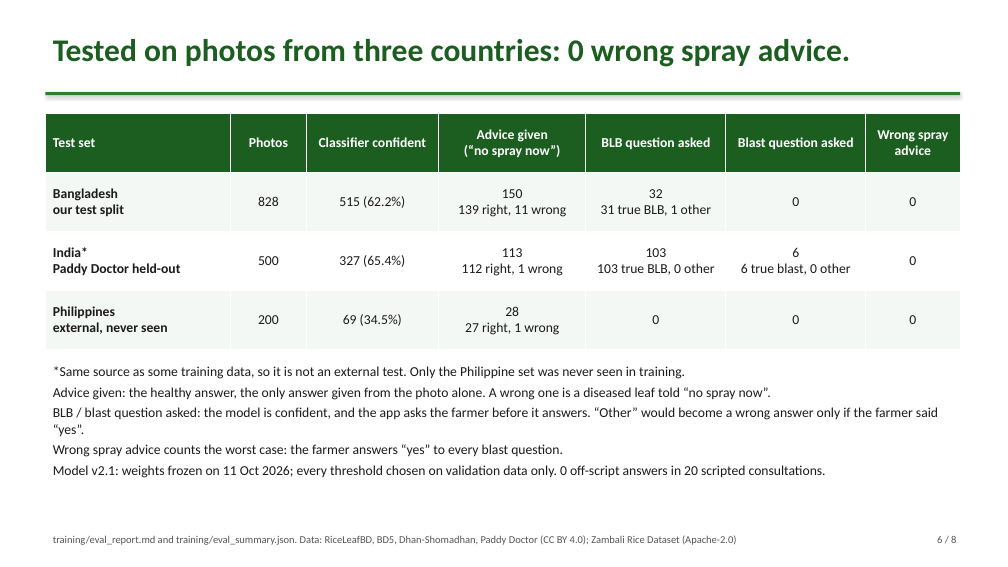
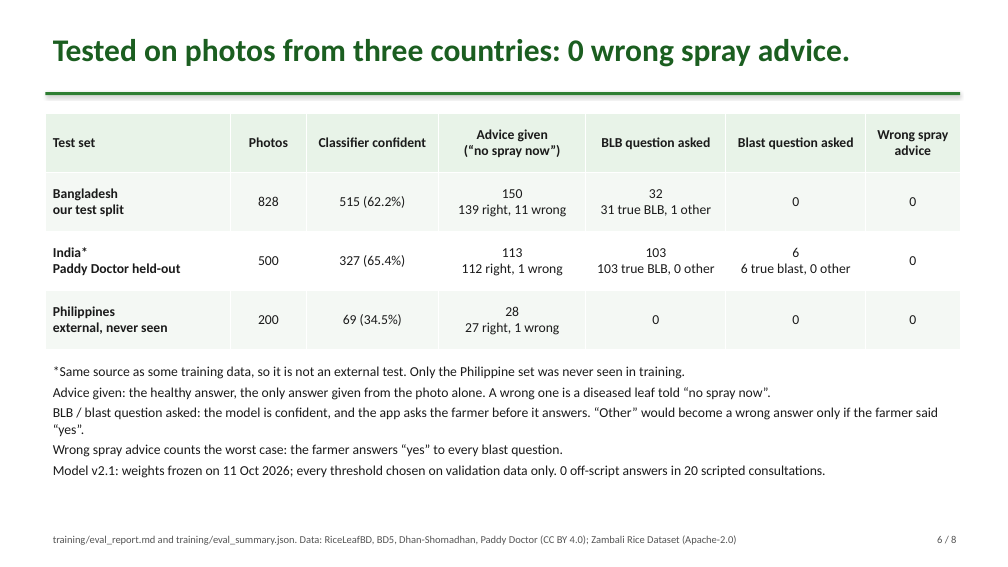
Before and after one commit to Raiyan465-F1/kom-bish, a slide deck: slide 6 of deck/Kom_Bish_deck.pptx. Drawn at 1008x567 pixels with LibreOffice and Linux fonts; fonts in the diff are those of the drawing. Boxes give left, top, right and bottom in pixels: in the first picture for what was removed or moved away, otherwise in the second. Text is boxed around its words. In the diff, an @@ line names an element or a change of style, - is before the commit and + after.

```diff
--- a/deck/Kom_Bish_deck.pptx
+++ b/deck/Kom_Bish_deck.pptx
@@ table at box(45, 113, 960, 349) @@
@@ fill #1B5E20 to #E8F3E8 in row 1 @@
@@ text colour #FFFFFF to #1B1B1B in "Test set", "Photos", "Classifier confident", "Advice given" and 4 more places @@
```
Also in this commit, not shown: 3 other slides changed, 7 other files.
